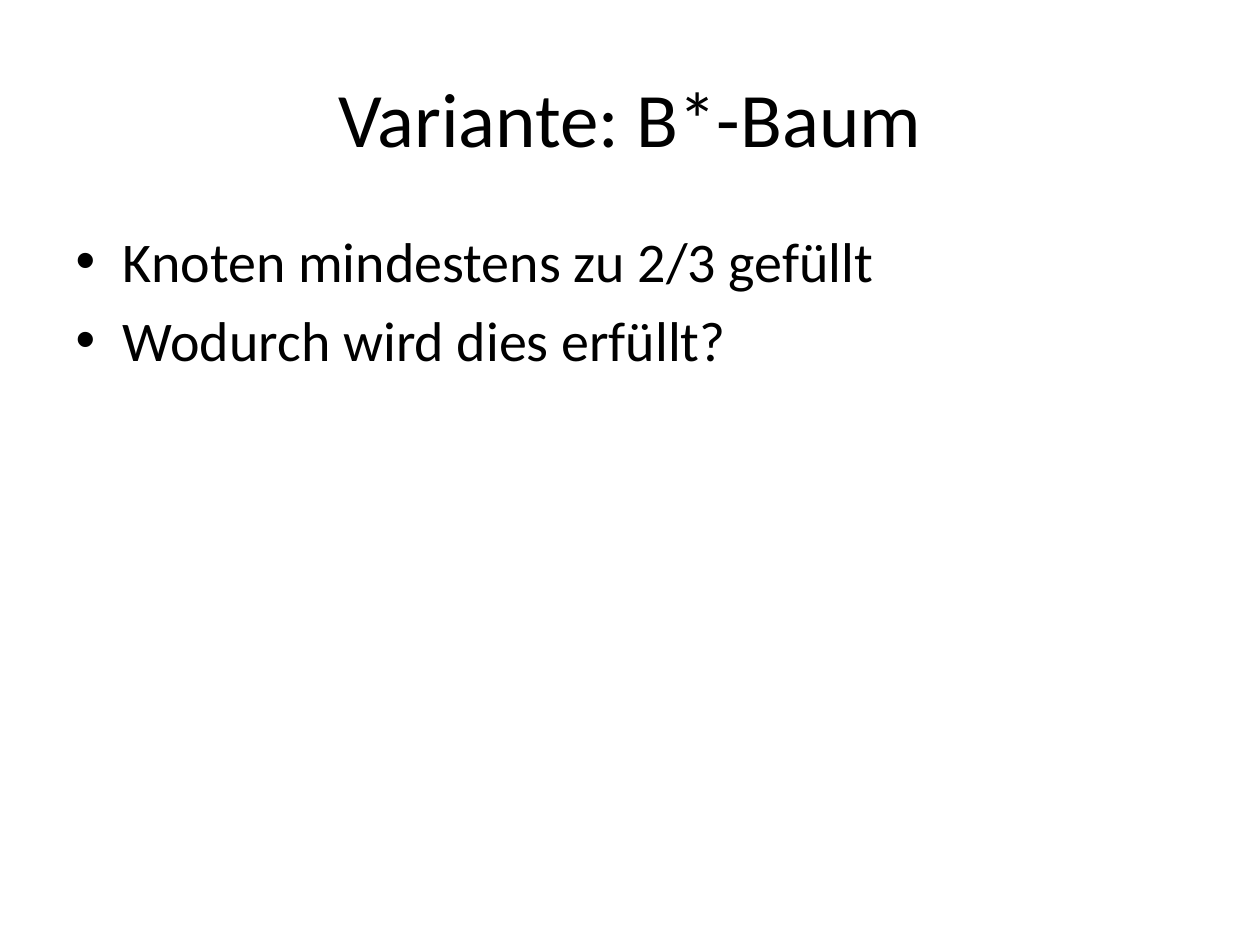
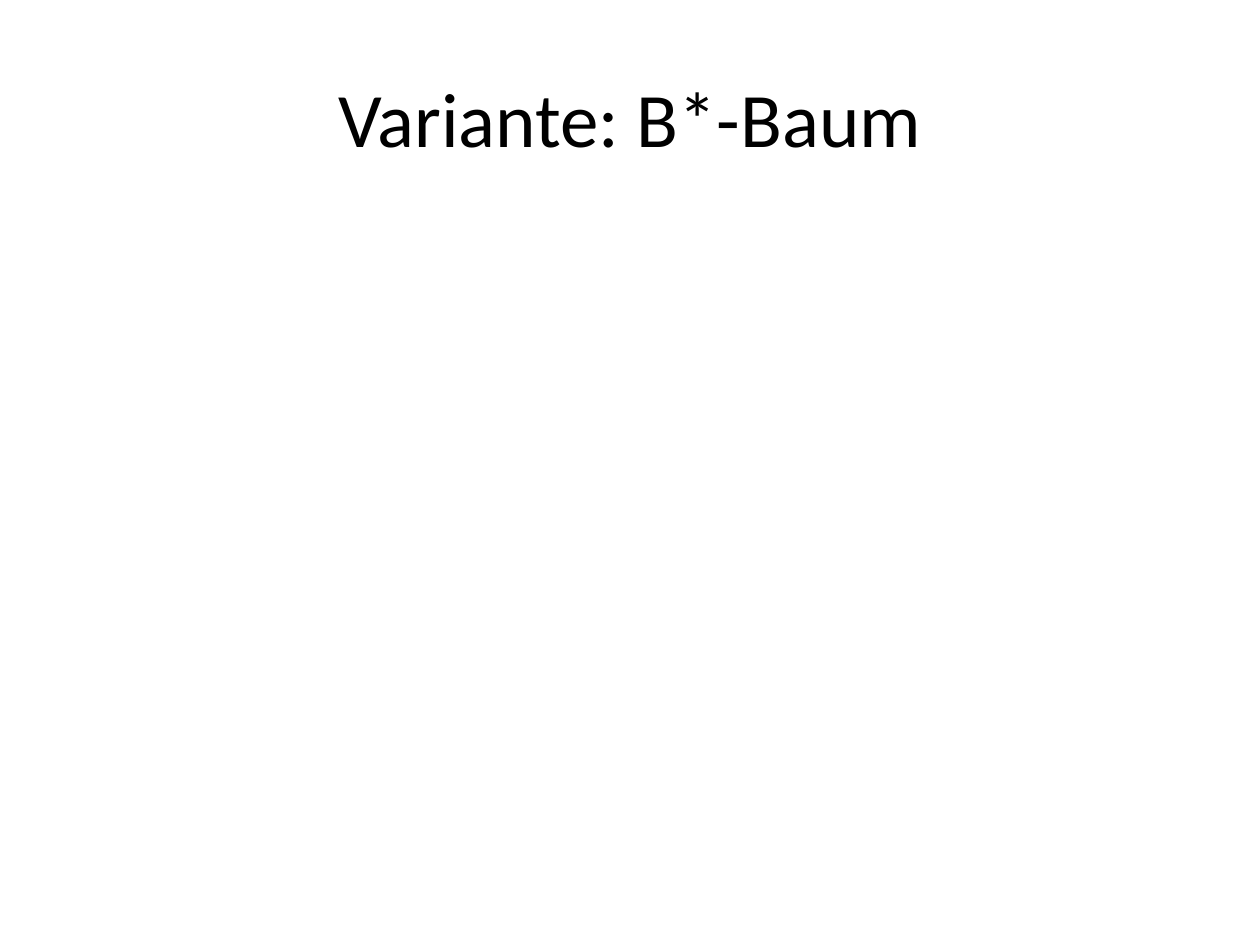
Before and after one commit to sebrockm/Algorithm_Engineering_Project, a slide deck: slide 5 of blob/blatt1/ae.pptx. Drawn at 1260x945 pixels with LibreOffice and Linux fonts; fonts in the diff are those of the drawing; grey boxes stand for pictures. Boxes give left, top, right and bottom in pixels: in the first picture for what was removed or moved away, otherwise in the second. Text is boxed around its words. In the diff, an @@ line names an element or a change of style, - is before the commit and + after.

```diff
--- a/blob/blatt1/ae.pptx
+++ b/blob/blatt1/ae.pptx
@@ text removed at (x1=123, y1=243, x2=873, y2=362) @@
-• Knoten mindestens zu 2/3 gefüllt
-• Wodurch wird dies erfüllt?
```
Also in this commit, not shown: 4 other slides changed, 1 other file.
